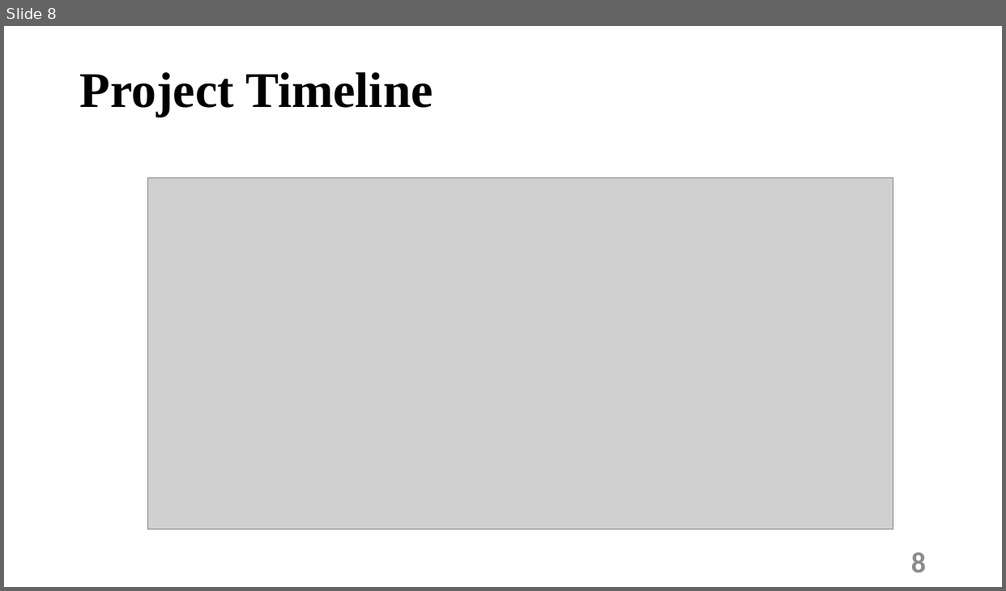
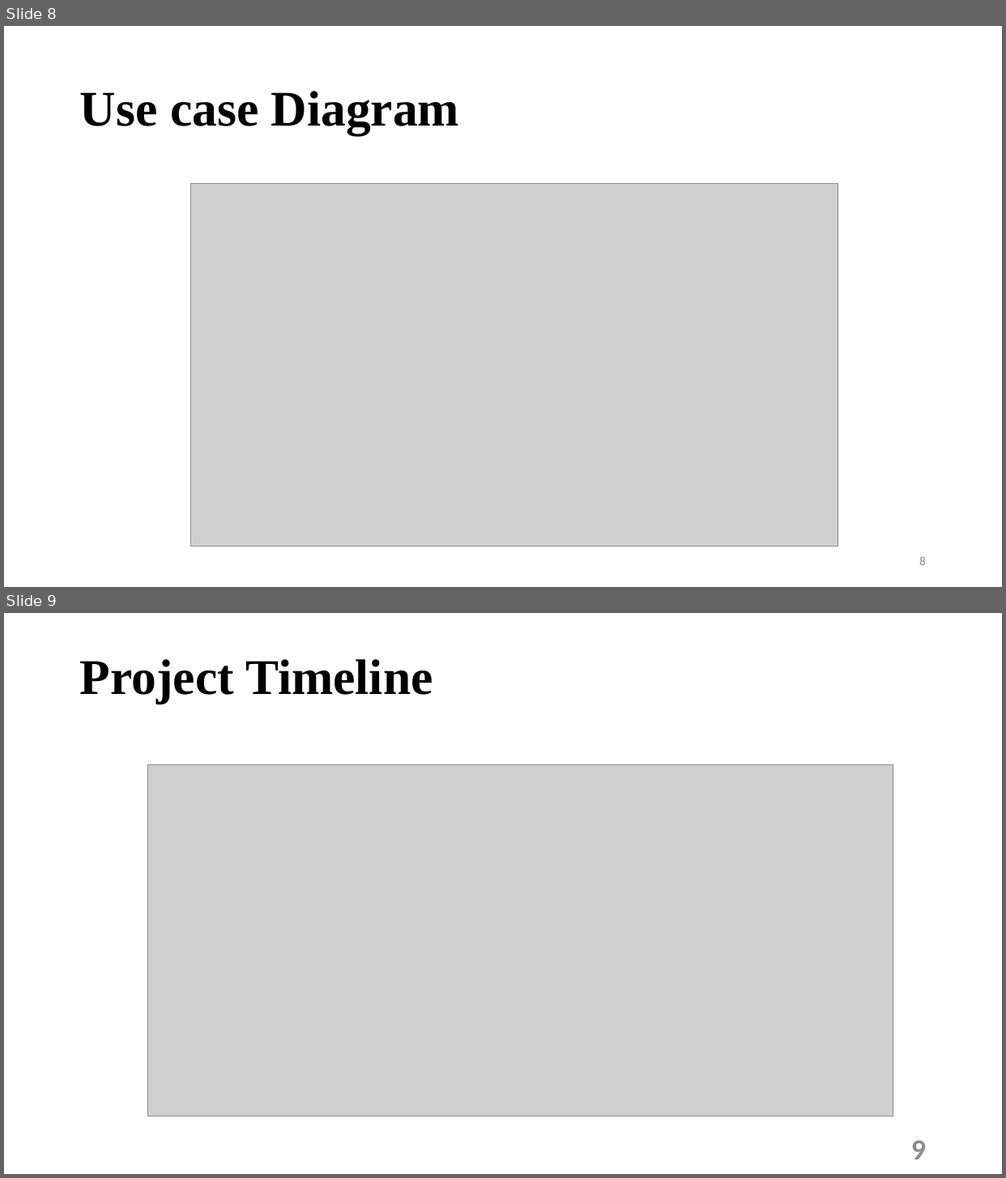
Before and after one commit to ngima29/projectdoc, a slide deck: documents/project doc/Mid defence(Bike Sewa).pptx. Shown one above the other, each under a label of ours: slide 8 before the commit, slides 8 and 9 after it. The pictures are 1006x591 and 1006x1178 pixels, drawn with LibreOffice and Linux fonts; fonts in the diff are those of the drawing; grey boxes stand for pictures. Boxes give left, top, right and bottom in pixels: in the first picture for what was removed or moved away, otherwise in the second. Text is boxed around its words. In the diff, an @@ line names an element or a change of style, - is before the commit and + after.

```diff
--- a/documents/project doc/Mid defence(Bike Sewa).pptx
+++ b/documents/project doc/Mid defence(Bike Sewa).pptx
@@ slide 8 added at [4, 26, 1002, 587], background #FFFFFF @@
@@ title added at [80, 91, 459, 135], 48 pt, text #000000, bold @@
+Use case Diagram
@@ picture added at [190, 183, 838, 546] @@
@@ page number added at [919, 557, 926, 565], 12 pt, text #8C8C8C @@
+8
@@ what was slide 8 is now slide 9 @@
@@ page number at [911, 1140, 926, 1160]: text changed @@
-8
+9
```
Also in this commit, not shown: 4 slides changed, 1 other slide added, 1 slide removed, 11 other files.
